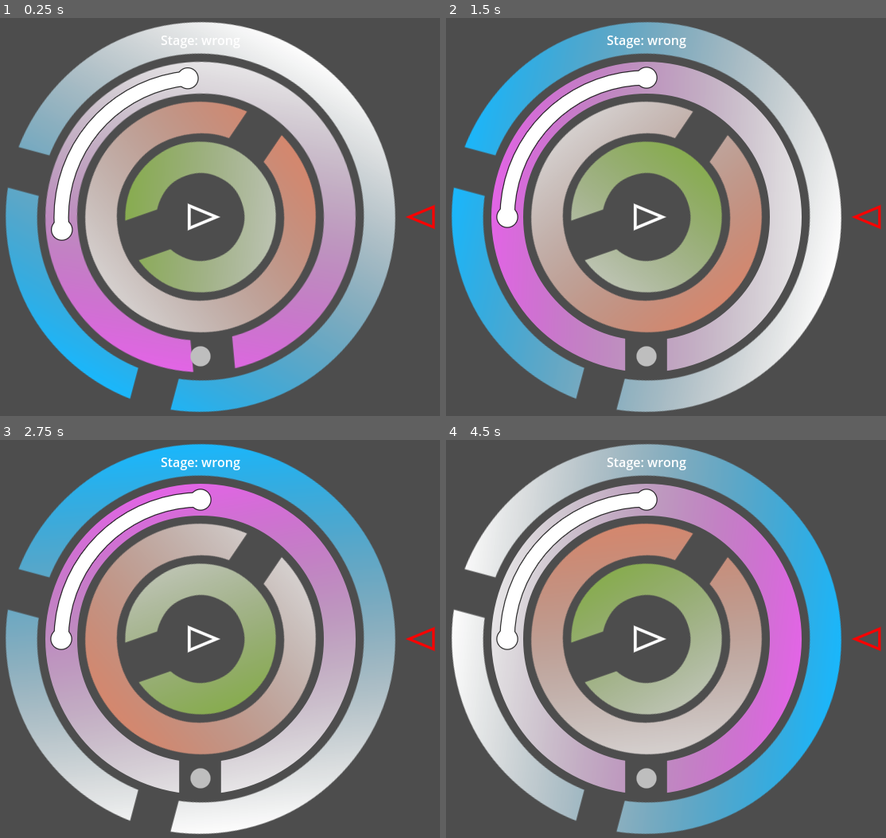
Above: before the commit, frames 1-4 (two rows, left to right).
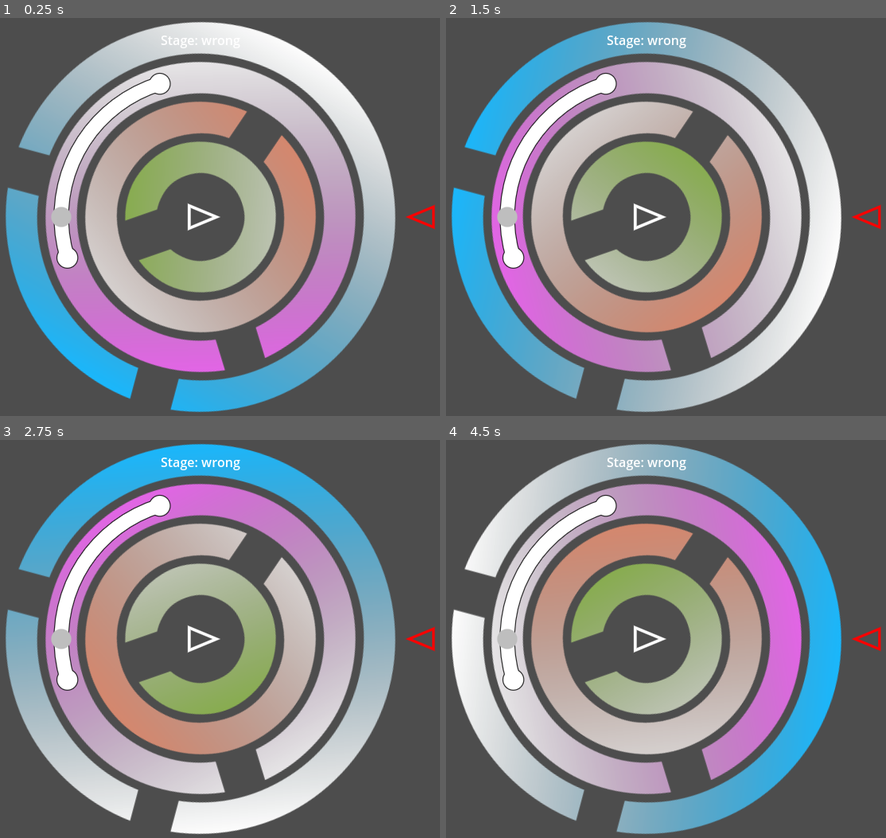
Above: after the commit, the same moments.

Repository: LettucePie/october
Game: Godot game, scene res://game.tscn
Two runs of this game, one before a commit and one after it. Both use one fixed random seed, a clock stepped at 60 frames per second and the inputs below.
Inputs (mouse positions are in pixels of both pictures, inside the frame that each line leads up to):
- Up to frame 1 (0.25 s): no input
- Up to frame 2 (1.5 s): move the mouse to (767, 197) at 0.52 s; click (767, 197) at 0.67 s; move the mouse to (534, 236) at 1.27 s; click (534, 236) at 1.42 s
- Up to frame 3 (2.75 s): move the mouse to (255, 551) at 2.02 s; click (255, 551) at 2.17 s
- Up to frame 4 (4.5 s): move the mouse to (617, 718) at 2.77 s; click (617, 718) at 2.92 s; move the mouse to (815, 698) at 3.52 s; click (815, 698) at 3.67 s; move the mouse to (481, 579) at 4.27 s; click (481, 579) at 4.42 s

The runs differ from the first frame. In frame 1, 2.3% of the frame differs, in the area x 10-81%, y 10-89%; in frame 2, 3.1%, in the area x 10-81%, y 11-89%; in frame 3, 3.1%; in frame 4, 3.1%.

Commit message:
channel finally set up. solution is displacing the 90 degrees that randomly are present

Diff:
--- a/components/channel.gd
+++ b/components/channel.gd
@@ -17,6 +17,8 @@
 var anchor_point : Vector2 = Vector2.ZERO
 var arc_points : int = 10
 var starting_rot : float = 0.0
+@onready var clamp_a : float = deg_to_rad(point_a_angle - (90 - anchor_angle))
+@onready var clamp_b : float = deg_to_rad(point_b_angle - (90 - anchor_angle))
 
 
 func _ready() -> void:
@@ -26,15 +28,17 @@
 
 func _process(delta) -> void:
 	point_a = self.position + (
-		Vector2.RIGHT.rotated(deg_to_rad(point_a_angle)) * (DEF_radius * radius_multiplier + 25)
+		Vector2.DOWN.rotated(deg_to_rad(point_a_angle)) * (DEF_radius * radius_multiplier + 25)
 	)
 	point_b = self.position + (
-		Vector2.RIGHT.rotated(deg_to_rad(point_b_angle)) * (DEF_radius * radius_multiplier + 25)
+		Vector2.DOWN.rotated(deg_to_rad(point_b_angle)) * (DEF_radius * radius_multiplier + 25)
 	)
 	arc_points = 10 + int(3 * radius_multiplier)
 	anchor_point = self.position + (
-		Vector2.RIGHT.rotated(deg_to_rad(anchor_angle) - self.global_rotation) * (DEF_radius * radius_multiplier + 25)
+		Vector2.DOWN.rotated(deg_to_rad(anchor_angle) - self.global_rotation) * (DEF_radius * radius_multiplier + 25)
 	)
+	clamp_a = deg_to_rad(point_a_angle - (90 - anchor_angle))
+	clamp_b = deg_to_rad(point_b_angle - (90 - anchor_angle))
 	queue_redraw()
 
 
@@ -44,8 +48,8 @@
 	draw_arc(
 		self.position,
 		DEF_radius * radius_multiplier + 25,
-		deg_to_rad(point_a_angle),
-		deg_to_rad(point_b_angle),
+		deg_to_rad(point_a_angle + 90),
+		deg_to_rad(point_b_angle + 90),
 		arc_points,
 		Color.BLACK,
 		DEF_outer_arc_w,
@@ -73,8 +77,8 @@
 	draw_arc(
 		self.position,
 		DEF_radius * radius_multiplier + 25,
-		deg_to_rad(point_a_angle),
-		deg_to_rad(point_b_angle),
+		deg_to_rad(point_a_angle + 90),
+		deg_to_rad(point_b_angle + 90),
 		arc_points,
 		Color.WHITE,
 		DEF_inner_arc_w,
--- a/game.gd
+++ b/game.gd
@@ -23,7 +23,6 @@
 
 
 func recenter() -> void:
-	print("Recenter")
 	var win_size : Vector2i = get_window().size
 	center_stage.position = win_size / 2
 	var factor_a : float = BASE_WINDOW.y
--- a/rings/ring.gd
+++ b/rings/ring.gd
@@ -41,14 +41,10 @@
 	var target : float = new_target
 	for i in interactives:
 		if i is Channel:
-			print("Laptop is dying.")
-			print("Try setting a reference value with starting_rot on channel, then build custom clamp limits, because this rotaiton wrap around is driving me bananas.")
-			target = clampf(
-				target,
-				deg_to_rad(i.point_a_angle - (i.anchor_angle - 90)),
-				deg_to_rad(i.point_b_angle - (i.anchor_angle - 90))
-			)
-			print(target, " | ", rad_to_deg(target))
+			print("Pre Clamp: ", rad_to_deg(target))
+			target = clampf(target, i.clamp_a, i.clamp_b)
+			print("Post Clamp: ", rad_to_deg(target))
+			print("ClampA: ", rad_to_deg(i.clamp_a), " | ClampB: ", rad_to_deg(i.clamp_b))
 	rot_target = target
 
 
--- a/rings/ring_2a.tscn
+++ b/rings/ring_2a.tscn
@@ -34,3 +34,5 @@
 
 [node name="channel" parent="." instance=ExtResource("4_awhe1")]
 radius_multiplier = 3.0
+point_a_angle = 0.0
+point_b_angle = 90.0
--- a/stages/stage.gd
+++ b/stages/stage.gd
@@ -38,14 +38,13 @@
 	segment_levels.resize(steps)
 	var new_max = (click_max * scale.x) - (click_min * scale.x)
 	var segment_size = new_max / steps
-	print("Calculated Ring Segment Size: ", segment_size)
 	var x = 0
 	var y = segment_size
 	for i in steps:
 		segment_levels[i] = Vector2(x, y)
 		x = y
 		y += segment_size
-	print("Calculated Segment Levels:\n", segment_levels)
+	#print("Calculated Segment Levels:\n", segment_levels)
 
 
 func rescale(new_scale : Vector2) -> void:
@@ -63,7 +62,7 @@
 
 
 func _snap_ring_to_solution(id : int) -> void:
-	print("Snapping Ring: ", id)
+	#print("Snapping Ring: ", id)
 	var ring : Ring = rings[id]
 	var ring_rot : float = ring.rotation
 	var tau_count : int = floori(absf(ring_rot) / TAU)
@@ -87,9 +86,6 @@
 		new_target += PI
 	if ring_rot < 0:
 		new_target *= -1.0
-	print("RINGROT: ", ring_rot, " | RINGROT_TAUD: ", ring_rot_taud)
-	print("RING VIABLES: ", viable_angles, " | CHOSEN ANGLE: ", closest_snap_angle)
-	print("NEW TARGET: ", new_target)
 	rings[id].update_rot_target(new_target)
 
 
@@ -123,7 +119,6 @@
 	if event.pressed:
 		var local_pos : Vector2 = event.position - global_position
 		var dist : float = Vector2.ZERO.distance_to(local_pos)
-		print("CLICK_DATA... CLICK_POS_LOCAL: ", local_pos, " | CLICK_DIST_FROM_CENTER: ", dist)
 		_active_ring_forget()
 		if _check_segment(dist - (click_min * scale.x)) >= 0:
 			ring_selected_id = _check_segment(dist - (click_min * scale.x))
@@ -152,7 +147,6 @@
 
 
 func ring_status_report(ring : Ring, solved : bool) -> void:
-	print("RING:" , ring, " REPORTS: ", solved, " to CENTER STAGE")
 	var idx = rings.find(ring)
 	solution_status[idx] = solved
 	if ring_selected_id != idx and solved:
--- a/stages/stage_01_test.tscn
+++ b/stages/stage_01_test.tscn
@@ -20,7 +20,7 @@
 rotation = -0.97563905
 
 [node name="Ring_2A" parent="." instance=ExtResource("4_7fril")]
-rotation = 0.7853982
+rotation = 1.2740904
 
 [node name="Ring_1B" parent="." instance=ExtResource("5_p3s4r")]
 rotation = 1.8308504
